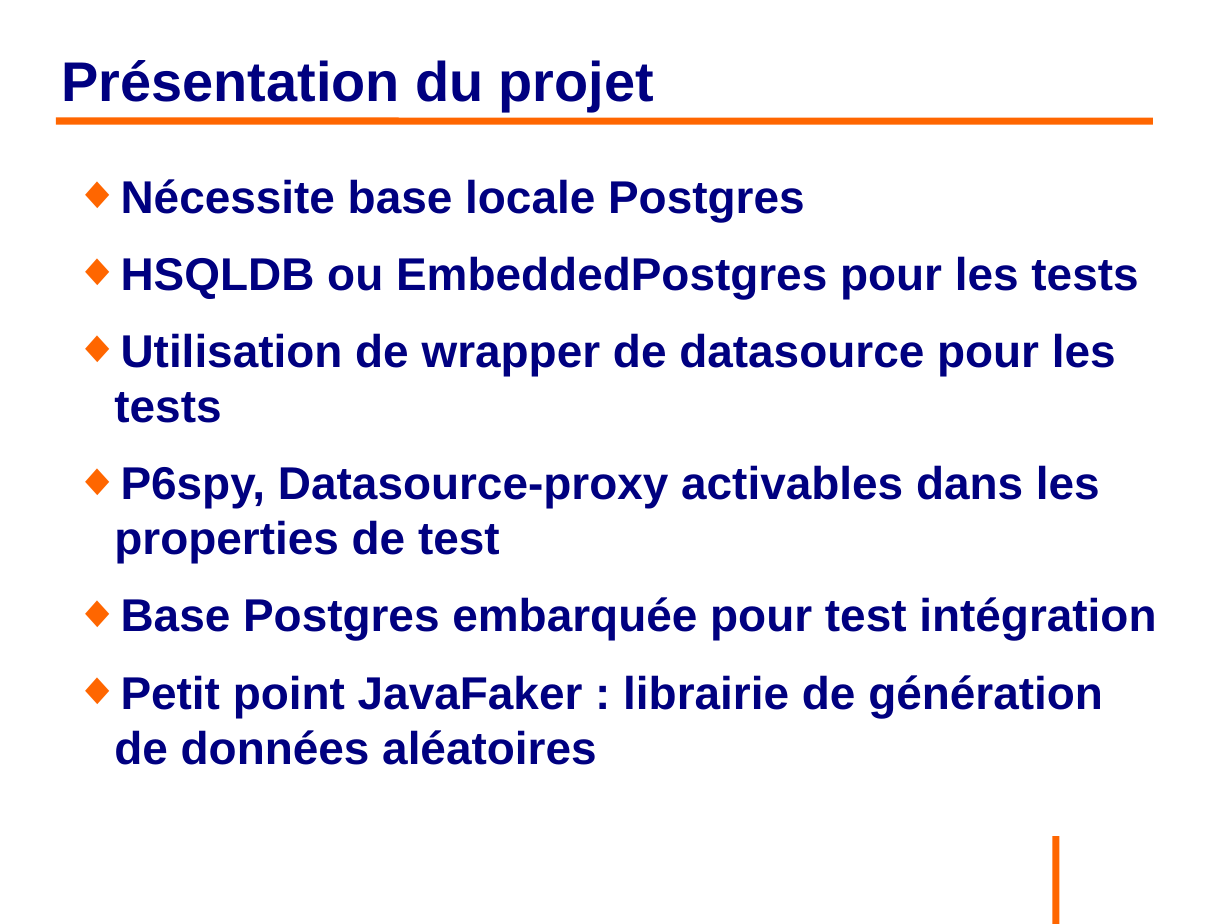
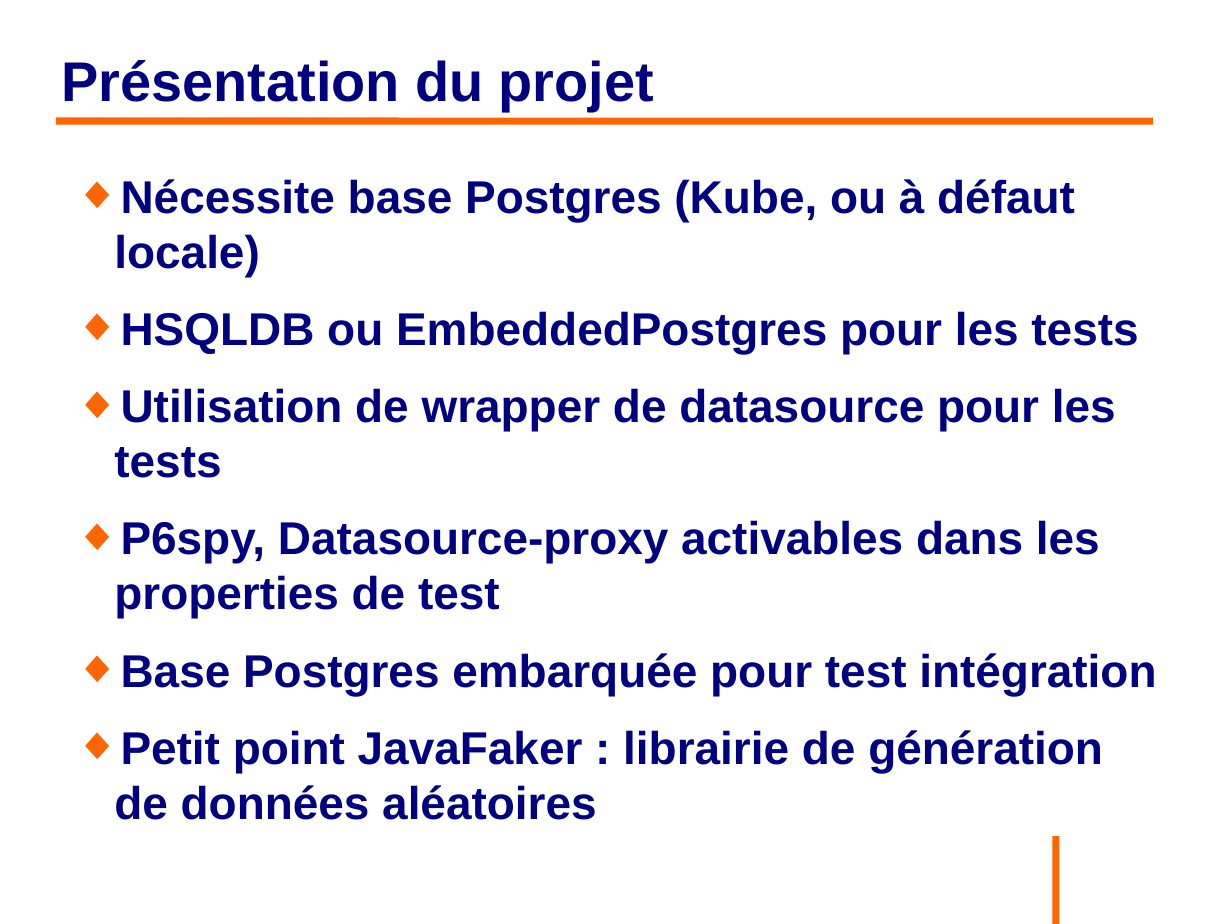
Before and after one commit to philphils/formation-hibernate-avancee, a slide deck: slide 10 of Documentation/diapo_formation_hibernate_avancee.odp. Drawn at 1232x924 pixels with LibreOffice and Linux fonts; fonts in the diff are those of the drawing; background and template pictures are left out. Boxes give left, top, right and bottom in pixels: in the first picture for what was removed or moved away, otherwise in the second. Text is boxed around its words. In the diff, an @@ line names an element or a change of style, - is before the commit and + after.

Commit message:
Correction diapo

```diff
--- a/Documentation/diapo_formation_hibernate_avancee.odp
+++ b/Documentation/diapo_formation_hibernate_avancee.odp
@@ text at (x1=114, y1=179, x2=1075, y2=277): text changed @@
-◆ Nécessite base locale Postgres
+◆ Nécessite base Postgres (Kube, ou à défaut locale)
```
